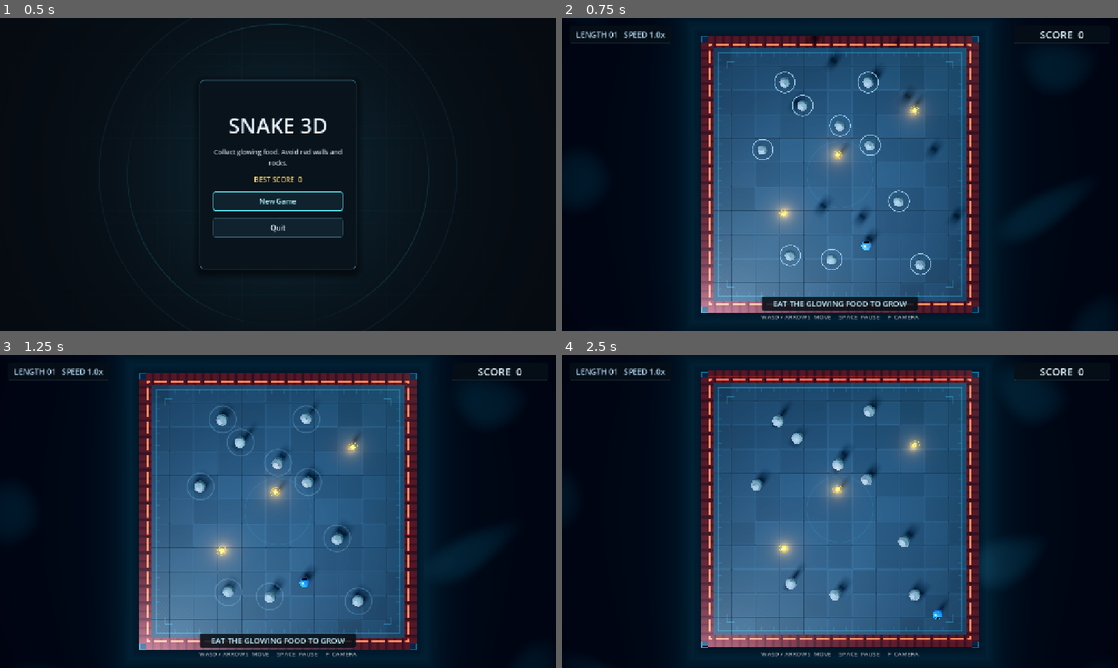
Above: before the commit, frames 1-4 (two rows, left to right).
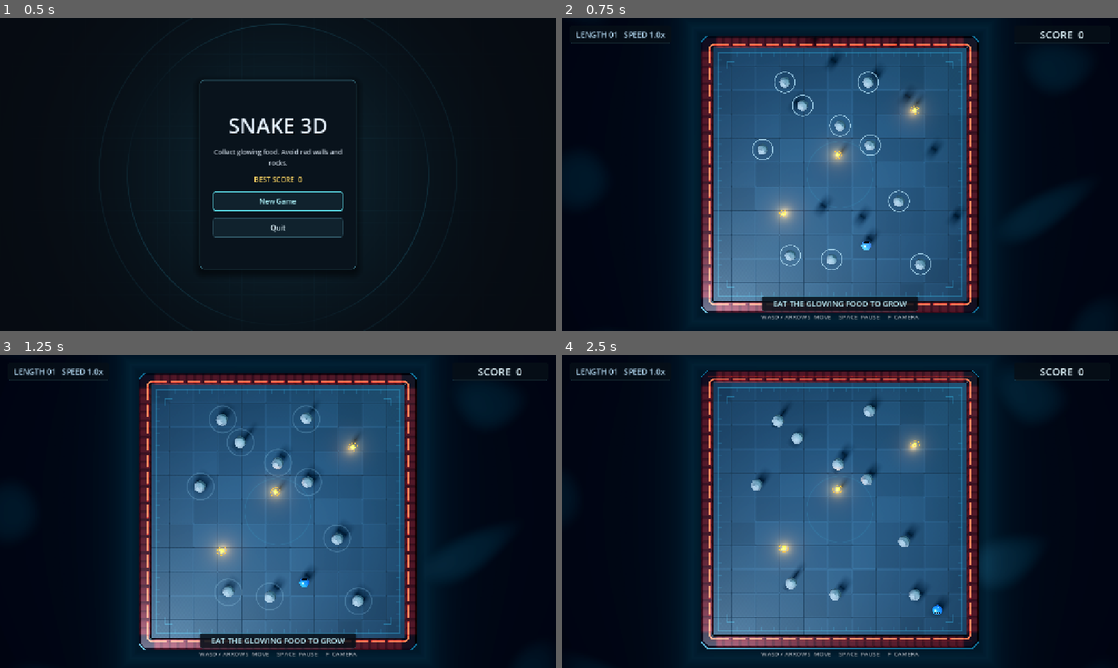
Above: after the commit, the same moments.

Repository: bluehexagons/snakeproject
Game: Godot game, scene res://scenes/main_menu.tscn
The game is run twice, just before and just after one commit, with the same random seed, the same clock (stepped at 60 frames per second) and the same inputs.
Inputs:
- Up to frame 1 (0.5 s): no input
- Up to frame 2 (0.75 s): click "New Game" at 0.5 s
- Up to frame 3 (1.25 s): no input
- Up to frame 4 (2.5 s): hold D (move_right) 1.28-2.03 s; hold F (toggle_camera_angle) 1.28-2.03 s; hold S (move_down) from 2.03 s (still down); tap F (toggle_camera_angle) at 2.1 s

Frame 1 is identical in both runs. In frame 2, 2.1% of the frame differs, in the area x 25-75%, y 5-95%; in frame 3, 2.1%; in frame 4, 2.5%, in the area x 25-75%, y 4-94%.

Commit message:
Retune snake handling and refine arena feedback

Diff:
--- a/scenes/barrier.tscn
+++ b/scenes/barrier.tscn
@@ -1,14 +1,6 @@
-[gd_scene load_steps=8 format=3 uid="uid://7fw1r87o02d1"]
+[gd_scene load_steps=5 format=3 uid="uid://7fw1r87o02d1"]
 
-[ext_resource type="Shader" path="res://shaders/hazard_rail.gdshader" id="1_rail"]
 [ext_resource type="Shader" path="res://shaders/hazard_field.gdshader" id="2_field"]
-
-[sub_resource type="ShaderMaterial" id="RailMaterial"]
-shader = ExtResource("1_rail")
-
-[sub_resource type="BoxMesh" id="RailMesh"]
-material = SubResource("RailMaterial")
-size = Vector3(1, 0.48, 1)
 
 [sub_resource type="ShaderMaterial" id="FieldMaterial"]
 shader = ExtResource("2_field")
@@ -23,11 +15,6 @@
 [node name="Barrier" type="StaticBody3D" groups=["barrier", "dangerous"]]
 collision_layer = 16
 
-[node name="Rail" type="MeshInstance3D" parent="."]
-position = Vector3(0, 0.24, 0)
-cast_shadow = 0
-mesh = SubResource("RailMesh")
-
 [node name="Field" type="MeshInstance3D" parent="."]
 position = Vector3(0, 1.74, 0)
 cast_shadow = 0
--- a/scenes/main.tscn
+++ b/scenes/main.tscn
@@ -7,6 +7,8 @@
 
 [ext_resource type="Shader" path="res://shaders/arena_floor.gdshader" id="5_floor"]
 [ext_resource type="Shader" path="res://shaders/arena_backdrop.gdshader" id="6_backdrop"]
+[ext_resource type="Script" path="res://scripts/arena_border.gd" id="7_border_script"]
+[ext_resource type="Shader" path="res://shaders/hazard_rail.gdshader" id="8_rail_shader"]
 
 [sub_resource type="ProceduralSkyMaterial" id="SkyMaterial"]
 sky_top_color = Color(0.16, 0.28, 0.39, 1)
@@ -56,10 +58,6 @@
 metallic = 0.56
 roughness = 0.41
 
-[sub_resource type="BoxMesh" id="FrameMesh"]
-material = SubResource("FrameMaterial")
-size = Vector3(22.8, 0.96, 22.8)
-
 [sub_resource type="StandardMaterial3D" id="TrimMaterial"]
 albedo_color = Color(0.08, 0.24, 0.29, 1)
 metallic = 0.42
@@ -68,16 +66,15 @@
 emission = Color(0.09, 0.29, 0.35, 1)
 emission_energy_multiplier = 0.48
 
-[sub_resource type="BoxMesh" id="TrimMesh"]
-material = SubResource("TrimMaterial")
-size = Vector3(23.05, 0.09, 23.05)
-
 [sub_resource type="ShaderMaterial" id="BackdropMaterial"]
 shader = ExtResource("6_backdrop")
 
 [sub_resource type="PlaneMesh" id="BackdropMesh"]
 material = SubResource("BackdropMaterial")
 size = Vector2(144, 144)
+
+[sub_resource type="ShaderMaterial" id="RailMaterial"]
+shader = ExtResource("8_rail_shader")
 
 [node name="Main" type="Node3D" groups=["game_manager"]]
 script = ExtResource("1_script")
@@ -100,15 +97,20 @@
 transform = Transform3D(1, 0, 0, 0, 1, 0, 0, 0, 1, 0, -0.05, 0)
 shape = SubResource("BoxShape3D_ground")
 
-[node name="Frame" type="MeshInstance3D" parent="GameplayContainer"]
-position = Vector3(0, -0.51, 0)
+[node name="Border" type="Node3D" parent="GameplayContainer"]
+script = ExtResource("7_border_script")
+
+[node name="Trim" type="MeshInstance3D" parent="GameplayContainer/Border"]
 cast_shadow = 0
-mesh = SubResource("FrameMesh")
+material_override = SubResource("TrimMaterial")
 
-[node name="FrameTrim" type="MeshInstance3D" parent="GameplayContainer"]
-position = Vector3(0, -0.74, 0)
+[node name="Frame" type="MeshInstance3D" parent="GameplayContainer/Border"]
 cast_shadow = 0
-mesh = SubResource("TrimMesh")
+material_override = SubResource("FrameMaterial")
+
+[node name="Rail" type="MeshInstance3D" parent="GameplayContainer/Border"]
+cast_shadow = 0
+material_override = SubResource("RailMaterial")
 
 [node name="KeyLight" type="DirectionalLight3D" parent="GameplayContainer"]
 rotation = Vector3(-0.76, -0.62, 0)
--- a/scenes/score_popup.tscn
+++ b/scenes/score_popup.tscn
@@ -1,17 +1,16 @@
-[gd_scene load_steps=2 format=3 uid="uid://f0qb8kb2tai7"]
+[gd_scene load_steps=3 format=3 uid="uid://f0qb8kb2tai7"]
 
 [ext_resource type="Script" uid="uid://degwihjb1ieo7" path="res://scripts/score_popup.gd" id="1_script"]
 
-[node name="ScorePopup" type="Label3D"]
-process_mode = 3
-transform = Transform3D(1, 0, 0, 0, 1, 0, 0, 0, 1, 0, 1, 0)
-billboard = 1
-no_depth_test = true
-fixed_size = true
-render_priority = 1
-modulate = Color(0.3, 1, 0.3, 0)
-outline_modulate = Color(0, 0, 0, 0)
-text = "+10"
-font_size = 16
-outline_size = 2
+[sub_resource type="FontVariation" id="ScoreFont"]
+variation_embolden = 0.65
+
+[node name="ScorePopup" type="Label"]
+modulate = Color(1, 1, 1, 0)
+mouse_filter = 2
+theme_override_colors/font_color = Color(1, 0.92, 0.69, 1)
+theme_override_colors/font_outline_color = Color(0.024, 0.047, 0.07, 1)
+theme_override_constants/outline_size = 5
+theme_override_fonts/font = SubResource("ScoreFont")
+theme_override_font_sizes/font_size = 24
 script = ExtResource("1_script")
--- a/scenes/ui.tscn
+++ b/scenes/ui.tscn
@@ -22,6 +22,10 @@
 grow_vertical = 2
 theme = ExtResource("2_theme")
 script = ExtResource("1_script")
+
+[node name="ScorePopups" type="Control" parent="."]
+layout_mode = 0
+mouse_filter = 2
 
 [node name="ScoreLabel" type="Label" parent="."]
 layout_mode = 1
--- /dev/null
+++ b/scripts/arena_border.gd
@@ -0,0 +1,44 @@
+extends Node3D
+
+func _ready() -> void:
+	# Each contour runs clockwise from the north edge. Joining them builds one
+	# rail with mitered corners and beveled edges around the square colliders.
+	$Rail.mesh = _build_mesh([
+		_contour(10.50, 0.035, 0.0),
+		_contour(10.50, 0.035, 0.36),
+		_contour(10.62, 0.12, 0.48),
+		_contour(11.38, 0.43, 0.48),
+		_contour(11.50, 0.52, 0.36),
+		_contour(11.50, 0.52, 0.0),
+	])
+	$Frame.mesh = _build_base(11.40, 0.5, -0.03, -0.99)
+	$Trim.mesh = _build_base(11.57, 0.54, -0.695, -0.785)
+
+func _build_base(extent: float, chamfer: float, top: float, bottom: float) -> ArrayMesh:
+	return _build_mesh([
+		_contour(10.4, 0.06, top),
+		_contour(extent, chamfer, top),
+		_contour(extent, chamfer, bottom),
+	])
+
+func _build_mesh(contours: Array[PackedVector3Array]) -> ArrayMesh:
+	var surface := SurfaceTool.new()
+	surface.begin(Mesh.PRIMITIVE_TRIANGLES)
+	surface.set_smooth_group(-1)
+	for band in contours.size() - 1:
+		var inner: PackedVector3Array = contours[band]
+		var outer: PackedVector3Array = contours[band + 1]
+		for index in inner.size():
+			var next := (index + 1) % inner.size()
+			surface.add_triangle_fan(PackedVector3Array([inner[index], outer[index], outer[next], inner[next]]))
+	surface.generate_normals()
+	return surface.commit()
+
+func _contour(extent: float, chamfer: float, height: float) -> PackedVector3Array:
+	var inset := extent - chamfer
+	return PackedVector3Array([
+		Vector3(-inset, height, -extent), Vector3(inset, height, -extent),
+		Vector3(extent, height, -inset), Vector3(extent, height, inset),
+		Vector3(inset, height, extent), Vector3(-inset, height, extent),
+		Vector3(-extent, height, inset), Vector3(-extent, height, -inset),
+	])
--- a/scripts/game_manager.gd
+++ b/scripts/game_manager.gd
@@ -44,9 +44,11 @@
 var debug_trace_elapsed: float = 0.0
 var debug_trace_time: float = 0.0
 var player: Player
+var score_popup: ScorePopup
 
 @onready var camera: GameCamera = $GameplayContainer/Camera3D
 @onready var ui: GameUI = $UI
+@onready var score_popups: Control = $UI/ScorePopups
 @onready var gameplay_container: Node3D = $GameplayContainer
 @onready var world_environment: WorldEnvironment = $WorldEnvironment
 
@@ -422,10 +424,12 @@
 	if is_game_over:
 		return
 	add_score(points)
-	var popup = SCORE_POPUP.instantiate()
-	popup.position = popup_position
-	popup.text = "+" + str(points)
-	gameplay_container.add_child(popup)
+	if not is_instance_valid(score_popup) or not score_popup.can_combine(popup_position):
+		score_popup = SCORE_POPUP.instantiate()
+		score_popup.camera = camera
+		score_popup.world_position = popup_position
+		score_popups.add_child(score_popup)
+	score_popup.add_points(points)
 
 func _on_player_lost() -> void:
 	game_over()
--- a/scripts/gameplay_test.gd
+++ b/scripts/gameplay_test.gd
@@ -23,6 +23,7 @@
 	add_child(main)
 	var player: Player = main.player
 	# A controlled empty arena retains real ground, walls, input and physics.
+	main.set_process(false) # Keep the autosave refill from placing food along the route.
 	for group in ["rock", "food"]:
 		for node in get_tree().get_nodes_in_group(group):
 			node.queue_free()
@@ -43,6 +44,8 @@
 	await get_tree().physics_frame
 	check(player.food_eaten == 6 and player.segments.size() == 6, "Rapid pickups lost or duplicated growth")
 	check(main.score == 60, "Pickup scoring was not exactly once per food")
+	check(main.score_popups.get_child_count() == 1 and main.score_popup.text == "+60",
+		"Nearby pickups did not combine into one readable score popup")
 	check(is_equal_approx(player.mass, 1.0) and player.collision_shape.scale.is_equal_approx(Vector3.ONE), "Eating changed head collision or mass")
 	await get_tree().physics_frame
 	check(player.linear_velocity.dot(Vector3.FORWARD) > 1.0, "Pickup did not apply a forward impulse")
@@ -435,7 +438,11 @@
 	add_child(main)
 	var player: Player = main.player
 	Input.action_press("move_right")
-	for frame in 30:
+	for frame in 9:
+		await get_tree().physics_frame
+	var launch_speed = player.linear_velocity.x
+	check(launch_speed > 2.0 and launch_speed < 4.3, "The head accelerated too abruptly or hesitated off the line")
+	for frame in 25:
 		await get_tree().physics_frame
 	Input.action_release("move_right")
 	var cruise_speed = player.linear_velocity.x
@@ -444,18 +451,21 @@
 	var turn_start = player.position
 	var min_turn_speed = cruise_speed
 	Input.action_press("move_down")
-	for frame in 14:
+	for frame in 20:
 		await get_tree().physics_frame
 		var velocity = Vector2(player.linear_velocity.x, player.linear_velocity.z)
+		if frame == 5:
+			check(velocity.x > 5.5 and velocity.y > 2.0, "A right-angle turn did not change heading gradually")
 		min_turn_speed = minf(min_turn_speed, velocity.length())
 	Input.action_release("move_down")
 	var turn_drift = player.position.x - turn_start.x
 	check(min_turn_speed >= cruise_speed * 0.9, "A right-angle turn shed too much momentum")
-	check(player.linear_velocity.z >= cruise_speed * 0.9 and turn_drift < 1.15, "The head took too long to steer through a right angle")
+	check(player.linear_velocity.z >= cruise_speed * 0.95 and turn_drift > 1.0 and turn_drift < 1.55,
+		"The head did not track the expected wider cornering arc")
 
 	var reverse_start = player.position
 	Input.action_press("move_up")
-	for frame in 14:
+	for frame in 22:
 		await get_tree().physics_frame
 	Input.action_release("move_up")
 	check(player.linear_velocity.z < -2.0 and absf(player.position.x - reverse_start.x) < 0.1, "A direct reversal was slow or pulled the head sideways")
@@ -530,14 +540,23 @@
 
 func _check_rock_impacts() -> void:
 	# Use the real input and pickup path so the break is reachable in play.
-	for impact_case in ["cruise", "boosted", "dangerous"]:
-		var boosted = impact_case != "cruise"
+	for impact_case in ["cruise", "early_boost", "fast_cruise", "hard_boost", "glancing", "dangerous"]:
+		var fast = impact_case in ["fast_cruise", "hard_boost", "glancing", "dangerous"]
+		var boosted = impact_case not in ["cruise", "fast_cruise"]
 		var dangerous = impact_case == "dangerous"
+		var row = 0.57 if impact_case == "glancing" else 0.0
 		var fixture = {
 			"score": 0,
-			"player_state": {"position": {"x": -4, "y": 0.5, "z": 0}},
+			"player_state": {
+				"position": {"x": -6.5, "y": 0.5, "z": row},
+				"food_eaten": 20 if fast else 0,
+				"current_speed_boost": 1.5 if fast else 1.0,
+			},
 			"rocks": [{"position": {"x": 0, "y": 0.5, "z": 0}, "is_dangerous": dangerous}],
-			"food_positions": [{"x": -1.25 if boosted else 6, "y": 0, "z": 0}],
+			"food_positions": [
+				{"x": -1.24 if boosted else 6, "y": 0, "z": row},
+				{"x": 6, "y": 0, "z": 6}, {"x": 7, "y": 0, "z": -6},
+			],
 		}
 		check(GameState.save_game_state(fixture), "Failed to write rock impact fixture")
 		var main = MAIN.instantiate()
@@ -545,24 +564,28 @@
 		var rock: Rock = get_tree().get_first_node_in_group("rock")
 		var saw_flash = false
 		Input.action_press("move_right")
-		for frame in 58:
+		for frame in 65:
 			await get_tree().physics_frame
-			if is_instance_valid(rock):
+			if impact_case == "cruise" and is_instance_valid(rock):
 				saw_flash = saw_flash or rock.mesh.material_override != null
 			if main.is_game_over:
 				break
 		Input.action_release("move_right")
+		if boosted:
+			check(main.player.food_eaten == (21 if fast else 1), "%s: the snake missed the pickup before impact" % impact_case)
 		match impact_case:
-			"cruise":
-				check(is_instance_valid(rock) and rock.position.x > 0.3, "A cruising hit did not push an intact gray rock")
-				check(saw_flash, "The rock did not flash on impact")
-			"boosted":
-				check(main.player.food_eaten == 1 and not main.is_game_over, "The boosted collision did not follow a live pickup")
+			"hard_boost":
+				check(not main.is_game_over, "Shattering a gray rock ended the run")
 				check(get_tree().get_nodes_in_group("rock").is_empty(), "A hard boosted hit did not break the gray rock")
 				main.save_game_state()
 				check(GameState.load_game_state().rocks.is_empty(), "A broken rock reappeared in the save")
 			"dangerous":
 				check(main.is_game_over and is_instance_valid(rock), "A boosted hit broke a red rock instead of ending the run")
+			_:
+				check(is_instance_valid(rock) and not rock.is_shattering and rock.position.x > 0.3,
+					"%s: the rock should have rolled away intact" % impact_case)
+				if impact_case == "cruise":
+					check(saw_flash, "The rock did not flash on impact")
 		main.free()
 		Engine.time_scale = 1.0
 		check(GameState.delete_save_game(), "Failed to clear rock impact fixture")
--- a/scripts/player.gd
+++ b/scripts/player.gd
@@ -19,13 +19,13 @@
 const SPEED_BOOST_BASE = 1.0
 const BONUS_SPEED_PER_FEED = 0.025
 const MAX_SPEED_BOOST = 1.5
-const DRIVE_ACCELERATION = 46.0
-const DRIVE_RESPONSE = 18.0
+const DRIVE_ACCELERATION = 24.0
+const DRIVE_RESPONSE = 10.0
 const COAST_DECELERATION = 14.0
 const OVERSPEED_DECELERATION = 16.0
-const REVERSE_BRAKE_ACCELERATION = 68.0
+const REVERSE_BRAKE_ACCELERATION = 40.0
 const REVERSE_ALIGNMENT = -0.966
-const TURN_RATE = 12.0
+const TURN_RATE = 6.0
 const DIGESTION_DURATION = 0.16
 const TRAIL_STEP = 0.08
 const PICKUP_RADIUS = 0.8
@@ -172,7 +172,7 @@
 		add_segment()
 		pending_pickup_impulse = minf(pending_pickup_impulse + PICKUP_IMPULSE, MAX_PICKUP_BOOST)
 		start_digestion()
-		score_earned.emit(roundi(points * score_multiplier), global_position + Vector3.UP * 1.5)
+		score_earned.emit(roundi(points * score_multiplier), point)
 		food_collected.emit(food_eaten)
 	previous_pickup_position = global_position
 	pickup_position_initialized = true
--- a/scripts/rock.gd
+++ b/scripts/rock.gd
@@ -12,7 +12,7 @@
 const INITIAL_SPIN = 5.0
 const LANDING_RIPPLE_DURATION = 0.2
 const LANDING_MARKER_Y = 0.018
-const BREAK_IMPULSE = 4.5
+const BREAK_IMPULSE = 6.5
 const FRAGMENT_COUNT = 5
 const SHATTER_DURATION = 0.24
 
--- a/scripts/score_popup.gd
+++ b/scripts/score_popup.gd
@@ -1,34 +1,28 @@
-extends Label3D
+extends Label
+class_name ScorePopup
 
-const FADE_IN_TIME = 0.05
-const COLOR_SHIFT_TIME = 0.3
-const FADE_OUT_TIME = 2.0
-const INITIAL_COLOR = Color(0.3, 1.0, 0.3, 0.0)
-const PEAK_COLOR = Color(1.0, 1.0, 0.6, 1.0)
-const FINAL_COLOR = Color(0.7, 0.7, 0.7, 0.0)
-const RISE_SPEED = 1.0
+const LIFETIME := 0.8
 
-var time: float = 0.0
+var camera: Camera3D
+var world_position: Vector3
+var points := 0
+var elapsed := 0.0
 
-func _ready():
-	modulate = INITIAL_COLOR
-	outline_modulate = Color(0, 0, 0, 0)
+func can_combine(world_point: Vector3) -> bool:
+	return elapsed < 0.45 and world_position.distance_squared_to(world_point) < 2.56
 
-func _process(delta):
-	time += delta
-	position.y += RISE_SPEED * delta
+func add_points(amount: int) -> void:
+	points += amount
+	text = "+%d" % points
+	reset_size()
 
-	if time < FADE_IN_TIME:
-		var t = time / FADE_IN_TIME
-		modulate = INITIAL_COLOR.lerp(PEAK_COLOR, t)
-		outline_modulate = Color(0, 0, 0, t)
-	elif time < COLOR_SHIFT_TIME:
-		modulate = PEAK_COLOR
-		outline_modulate = Color.BLACK
-	else:
-		var t = (time - COLOR_SHIFT_TIME) / FADE_OUT_TIME
-		modulate = PEAK_COLOR.lerp(FINAL_COLOR, t)
-		outline_modulate = Color(0, 0, 0, 1.0 - t)
+func _process(delta: float) -> void:
+	elapsed += delta
+	if elapsed >= LIFETIME:
+		queue_free()
+		return
 
-	if time >= COLOR_SHIFT_TIME + FADE_OUT_TIME:
-		queue_free()
+	var lift := lerpf(24.0, 50.0, ease(elapsed / LIFETIME, 0.5))
+	var screen_position := camera.unproject_position(world_position) - Vector2(0.0, lift)
+	position = (screen_position - size * 0.5).round()
+	modulate.a = smoothstep(0.0, 0.08, elapsed) * (1.0 - smoothstep(0.45, LIFETIME, elapsed))
--- a/shaders/hazard_rail.gdshader
+++ b/shaders/hazard_rail.gdshader
@@ -14,12 +14,15 @@
 	float panel = fract(along * 0.72 + 0.5);
 	float lamp = smoothstep(0.08, 0.13, panel) * (1.0 - smoothstep(0.83, 0.89, panel));
 	float cross_rail = max(edge.x, edge.y);
-	float strip = 1.0 - smoothstep(0.052, 0.091, abs(cross_rail - 10.80));
+	float corner = smoothstep(10.08, 10.44, min(edge.x, edge.y));
+	float spine = max(cross_rail - 10.80, (edge.x + edge.y - 21.36) * 0.7071);
+	float strip = 1.0 - smoothstep(0.045, 0.078, abs(spine));
 	float upper_face = smoothstep(0.33, 0.46, world_position.y);
 	float vents = smoothstep(0.14, 0.48, fract(along * 1.45 + world_position.y * 2.4));
-	float signal = lamp * strip * upper_face;
-	ALBEDO = rail_color.rgb * (0.64 + upper_face * (0.24 + vents * 0.25));
-	EMISSION = lamp_color.rgb * (signal * 1.6 + lamp * 0.06);
+	float signal = mix(lamp, 1.0, corner) * strip * upper_face;
+	vec3 casing = mix(rail_color.rgb, vec3(0.17, 0.09, 0.105), corner);
+	ALBEDO = casing * (0.64 + upper_face * (0.24 + vents * 0.25 * (1.0 - corner)));
+	EMISSION = lamp_color.rgb * (signal * 1.6 + lamp * 0.04 * (1.0 - corner));
 	METALLIC = 0.56;
 	ROUGHNESS = 0.32;
 }
Not shown: 1 places in scenes/main.tscn that only renumber resources
Not shown, added: scripts/arena_border.gd.uid
